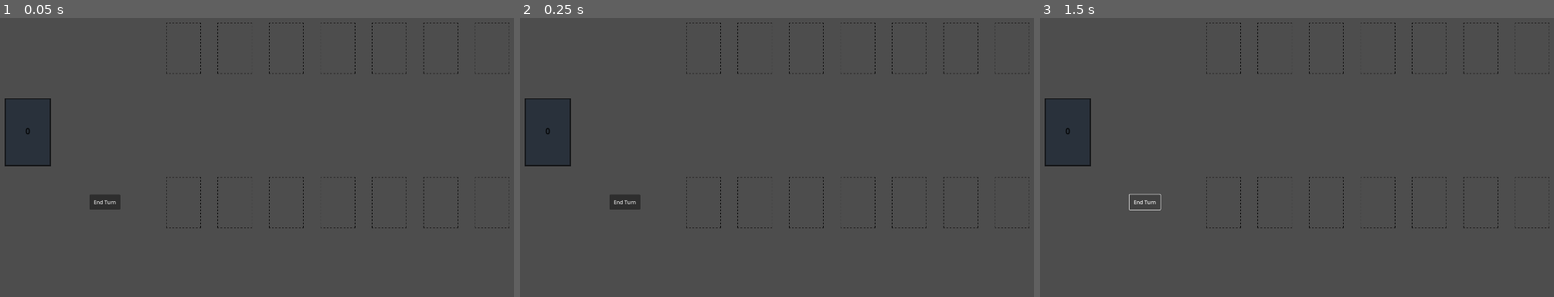
Above: before the commit, frames 1-3 (left to right).
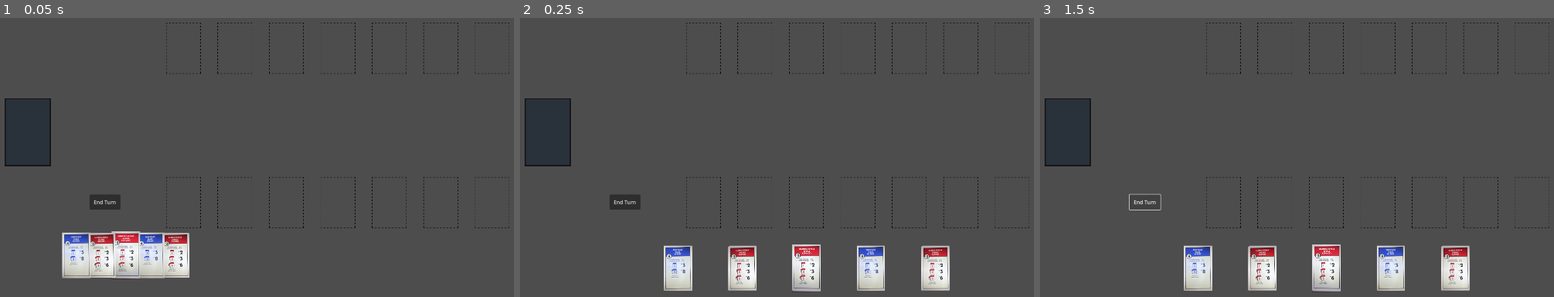
Above: after the commit, the same moments.

Repository: ABlueEgg/2276-Monopoly
Game: Godot game, scene res://scenes/main.tscn
The game is run twice, just before and just after one commit, with the same random seed, the same clock (stepped at 60 frames per second) and the same inputs.
Inputs:
- Up to frame 1 (0.05 s): no input
- Up to frame 2 (0.25 s): no input
- Up to frame 3 (1.5 s): click "End Turn" at 0.5 s; click "End Turn" at 1.25 s

The runs differ from the first frame. In frame 1, 4.1% of the frame differs, in the area x 4-37%, y 39-94%; in frame 2, 4.5%, in the area x 4-84%, y 39-99%; in frame 3, 4.5%.
Error before the commit: Parse Error: Unindent doesn't match the previous indentation level. (res://Scripts/Deck.gd:18)

Commit message:
fully functioning after last merge, a few bugs fixed

Diff:
--- a/monopoly/Scripts/Deck.gd
+++ b/monopoly/Scripts/Deck.gd
@@ -5,54 +5,91 @@
 const STARTING_HAND_SIZE = 5
 const MAX_CARDS_PER_TURN = 2
 
-var player_deck = ["R_KentuckyAve", "R_Illunois","DB_ParkPlace"]
+#deck needs to be updated with all the cards, the doubles are temp
+var player_deck = ["R_KentuckyAve", "R_Illunois","DB_ParkPlace", "R_KentuckyAve",
+"R_Illunois","DB_ParkPlace", "R_KentuckyAve", "R_Illunois","DB_ParkPlace"]
 var card_database_reference
 var cards_drawn_this_turn := 0
 
-# Called when the node enters the scene tree for the first time.
 func _ready() -> void:
-	# Update the deck counter
+	# Load card database
+	card_database_reference = preload("res://Scripts/CardDatabase.gd")
+	player_deck.shuffle()
+
+	# Make sure deck is visible at start
+	set_deck_visible(true)
+
+	# Update deck counter
 	update_deck_label()
+
 	# Draw the starting hand
 	for i in range(STARTING_HAND_SIZE):
 		draw_card(true)
-  card_database_reference = preload("res://Scripts/CardDatabase.gd")
-  player_deck.shuffle()
-	$RichTextLabel.text = str(player_deck.size())
+
+func set_deck_visible(visible: bool) -> void:
+	var sprite = get_node("Sprite2D")
+	var area = get_node("Area2D/CollisionShape2D")
+	var label = get_node("RichTextLabel")
+	if sprite:
+		sprite.visible = visible
+	if area:
+		area.disabled = not visible
+	if label:
+		label.visible = visible
 
 func update_deck_label() -> void:
-	$RichTextLabel.text = str(player_deck.size())
+	var label = get_node("RichTextLabel")
+	if label:
+		label.text = str(player_deck.size())
 
 func draw_card(force_draw := false) -> void:
-	# Prevent drawing if already drew 2 cards this turn, unless forced (for starting hand)
+	# Prevent drawing if already drew max cards this turn, unless forced
 	if not force_draw and cards_drawn_this_turn >= MAX_CARDS_PER_TURN:
 		show_max_card_popup()
 		return
-	# If deck is empty, stop drawing
+	# Stop if deck is empty
 	if player_deck.is_empty():
 		return
 	# Draw the top card
-	var card_drawn = player_deck[0]
-	player_deck.erase(card_drawn)
+	var card_drawn_name = player_deck[0]
+	player_deck.erase(card_drawn_name)
 	if not force_draw:
 		cards_drawn_this_turn += 1
-	# Update UI
+	# Update deck counter
 	update_deck_label()
-	# Disable deck visuals if empty
+	# Hide deck visuals only if deck is empty
 	if player_deck.is_empty():
-		$Area2D/CollisionShape2D.disabled = true
-		$Sprite2D.visible = false
-		$RichTextLabel.visible = false
+		set_deck_visible(false)
+	else:
+		set_deck_visible(true)  # Ensure deck stays visible if not empty
 	# Instantiate the card scene
 	var card_scene = preload(CARD_SCENE_PATH)
 	var new_card = card_scene.instantiate()
 	new_card.name = "Card"
-	# Add to the player's hand
-	$"../CardManager".add_child(new_card)
-	$"../PlayerHand".add_card_to_hand(new_card, CARD_DRAW_SPEED)
+	# Assign card image
+	var card_image_node = new_card.get_node_or_null("Card_Image")
+	if card_image_node:
+		card_image_node.texture = load("res://Assets/%sCard.png" % card_drawn_name)
+	# Assign Attack and Health safely
+	var attack_label = new_card.get_node_or_null("Attack")
+	if attack_label:
+		attack_label.text = str(card_database_reference.CARDS[card_drawn_name][0])
+	var health_label = new_card.get_node_or_null("Health")
+	if health_label:
+		health_label.text = str(card_database_reference.CARDS[card_drawn_name][1])
+	# Add to CardManager and PlayerHand
+	var card_manager = get_node("../CardManager")
+	var player_hand = get_node("../PlayerHand")
+	if card_manager:
+		card_manager.add_child(new_card)
+	if player_hand:
+		player_hand.add_card_to_hand(new_card, CARD_DRAW_SPEED)
+	# Play flip animation if exists
+	var anim_player = new_card.get_node_or_null("AnimationPlayer")
+	if anim_player:
+		anim_player.play("card_flip")
 
 func start_new_turn() -> void:
-	# Reset draw counter each turn
 	cards_drawn_this_turn = 0
 
 func show_max_card_popup() -> void:
@@ -63,36 +100,10 @@
 	popup.modulate = Color(1, 1, 1, 0)
 	popup.position = Vector2(800, 540)
 	popup.z_index = 999
-
 	get_tree().current_scene.add_child(popup)
-
 	var tween = get_tree().create_tween()
-	tween.tween_property(popup, "modulate:a", 1.0, 0.3)  # fade in
+	tween.tween_property(popup, "modulate:a", 1.0, 0.3)
 	tween.tween_interval(1.5)
-	tween.tween_property(popup, "modulate:a", 0.0, 0.5)  # fade out
+	tween.tween_property(popup, "modulate:a", 0.0, 0.5)
 	await tween.finished
 	popup.queue_free()
-
-func draw_card():
-	var card_drawn_name = player_deck[0]
-	player_deck.erase(card_drawn_name)
-
-	#If player drew the last card in the deck, disable the deck
-	if player_deck.size() == 0:
-		$Area2D/CollisionShape2D.disabled = true
-		$Sprite2D.visible = false
-		$RichTextLabel.visible = false
-
-
-	#since richtextlabel is a string
-	$RichTextLabel.text = str(player_deck.size())
-	var card_scene = preload(CARD_SCENE_PATH)
-	var new_card = card_scene.instantiate()
-	var card_image_path = str("res://Assets/" + card_drawn_name + "Card.png")
-	new_card.get_node("Card_Image").texture = load(card_image_path)
-	new_card.get_node("Attack").text = str(card_database_reference.CARDS[card_drawn_name][0])
-	new_card.get_node("Health").text = str(card_database_reference.CARDS[card_drawn_name][1])
-	$"../CardManager".add_child(new_card)
-	new_card.name = "Card"
-	$"../PlayerHand".add_card_to_hand(new_card, CARD_DRAW_SPEED)
-	new_card.get_node("AnimationPlayer").play("card_flip")
--- a/monopoly/scenes/card.tscn
+++ b/monopoly/scenes/card.tscn
@@ -1,175 +1,14 @@
-[gd_scene load_steps=8 format=3 uid="uid://dmeauhj457euf"]
+[gd_scene load_steps=4 format=3 uid="uid://dmeauhj457euf"]
 
 [ext_resource type="Script" path="res://Scripts/card.gd" id="1_a54i0"]
-
-[ext_resource type="Texture2D" uid="uid://dv83my3jnn3q2" path="res://Assets/CardBackImage.png" id="2_mjore"]
+[ext_resource type="Texture2D" uid="uid://ijaddiujkf8j" path="res://Assets/pngtree-white-rectangle-png-png-image_11495113.png" id="2_7ljqy"]
 
 [sub_resource type="RectangleShape2D" id="RectangleShape2D_mlrie"]
 size = Vector2(136, 221)
 
-[sub_resource type="Animation" id="Animation_e0d5o"]
-length = 0.001
-tracks/0/type = "value"
-tracks/0/imported = false
-tracks/0/enabled = true
-tracks/0/path = NodePath("Attack:modulate")
-tracks/0/interp = 1
-tracks/0/loop_wrap = true
-tracks/0/keys = {
-"times": PackedFloat32Array(0),
-"transitions": PackedFloat32Array(1),
-"update": 0,
-"values": [Color(1, 1, 1, 0)]
-}
-tracks/1/type = "value"
-tracks/1/imported = false
-tracks/1/enabled = true
-tracks/1/path = NodePath("Health:modulate")
-tracks/1/interp = 1
-tracks/1/loop_wrap = true
-tracks/1/keys = {
-"times": PackedFloat32Array(0),
-"transitions": PackedFloat32Array(1),
-"update": 0,
-"values": [Color(0, 0.215686, 0.592157, 0)]
-}
-tracks/2/type = "value"
-tracks/2/imported = false
-tracks/2/enabled = true
-tracks/2/path = NodePath("CardBackImage:scale")
-tracks/2/interp = 1
-tracks/2/loop_wrap = true
-tracks/2/keys = {
-"times": PackedFloat32Array(0),
-"transitions": PackedFloat32Array(1),
-"update": 0,
-"values": [Vector2(1, 1)]
-}
-tracks/3/type = "value"
-tracks/3/imported = false
-tracks/3/enabled = true
-tracks/3/path = NodePath("CardBackImage:z_index")
-tracks/3/interp = 1
-tracks/3/loop_wrap = true
-tracks/3/keys = {
-"times": PackedFloat32Array(0),
-"transitions": PackedFloat32Array(1),
-"update": 1,
-"values": [0]
-}
-tracks/4/type = "value"
-tracks/4/imported = false
-tracks/4/enabled = true
-tracks/4/path = NodePath("Card_Image:scale")
-tracks/4/interp = 1
-tracks/4/loop_wrap = true
-tracks/4/keys = {
-"times": PackedFloat32Array(0),
-"transitions": PackedFloat32Array(1),
-"update": 0,
-"values": [Vector2(1, 1)]
-}
-tracks/5/type = "value"
-tracks/5/imported = false
-tracks/5/enabled = true
-tracks/5/path = NodePath("Card_Image:z_index")
-tracks/5/interp = 1
-tracks/5/loop_wrap = true
-tracks/5/keys = {
-"times": PackedFloat32Array(0),
-"transitions": PackedFloat32Array(1),
-"update": 1,
-"values": [0]
-}
-
-[sub_resource type="Animation" id="Animation_fmmlk"]
-resource_name = "card_flip"
-step = 0.01
-tracks/0/type = "value"
-tracks/0/imported = false
-tracks/0/enabled = true
-tracks/0/path = NodePath("Attack:modulate")
-tracks/0/interp = 1
-tracks/0/loop_wrap = true
-tracks/0/keys = {
-"times": PackedFloat32Array(0, 0.16, 0.2),
-"transitions": PackedFloat32Array(1, 1, 1),
-"update": 0,
-"values": [Color(1, 1, 1, 0), Color(1, 1, 1, 0), Color(0, 0, 0, 1)]
-}
-tracks/1/type = "value"
-tracks/1/imported = false
-tracks/1/enabled = true
-tracks/1/path = NodePath("Health:modulate")
-tracks/1/interp = 1
-tracks/1/loop_wrap = true
-tracks/1/keys = {
-"times": PackedFloat32Array(0, 0.16, 0.2),
-"transitions": PackedFloat32Array(1, 1, 1),
-"update": 0,
-"values": [Color(0, 0.215686, 0.592157, 0), Color(0, 0.215686, 0.592157, 0), Color(0, 0, 0, 1)]
-}
-tracks/2/type = "value"
-tracks/2/imported = false
-tracks/2/enabled = true
-tracks/2/path = NodePath("CardBackImage:scale")
-tracks/2/interp = 1
-tracks/2/loop_wrap = true
-tracks/2/keys = {
-"times": PackedFloat32Array(0, 0.1, 0.2),
-"transitions": PackedFloat32Array(1, 1, 1),
-"update": 0,
-"values": [Vector2(1, 1), Vector2(0.1, 1), Vector2(1, 1)]
-}
-tracks/3/type = "value"
-tracks/3/imported = false
-tracks/3/enabled = true
-tracks/3/path = NodePath("CardBackImage:z_index")
-tracks/3/interp = 1
-tracks/3/loop_wrap = true
-tracks/3/keys = {
-"times": PackedFloat32Array(0, 0.1),
-"transitions": PackedFloat32Array(1, 1),
-"update": 1,
-"values": [0, -1]
-}
-tracks/4/type = "value"
-tracks/4/imported = false
-tracks/4/enabled = true
-tracks/4/path = NodePath("Card_Image:scale")
-tracks/4/interp = 1
-tracks/4/loop_wrap = true
-tracks/4/keys = {
-"times": PackedFloat32Array(0, 0.1, 0.2),
-"transitions": PackedFloat32Array(1, 1, 1),
-"update": 0,
-"values": [Vector2(1, 1), Vector2(0.1, 1), Vector2(1, 1)]
-}
-tracks/5/type = "value"
-tracks/5/imported = false
-tracks/5/enabled = true
-tracks/5/path = NodePath("Card_Image:z_index")
-tracks/5/interp = 1
-tracks/5/loop_wrap = true
-tracks/5/keys = {
-"times": PackedFloat32Array(0, 0.1),
-"transitions": PackedFloat32Array(1, 1),
-"update": 1,
-"values": [-1, 0]
-}
-
-[sub_resource type="AnimationLibrary" id="AnimationLibrary_ni1kr"]
-_data = {
-"RESET": SubResource("Animation_e0d5o"),
-"card_flip": SubResource("Animation_fmmlk")
-}
-
 [node name="Card" type="Node2D"]
 position = Vector2(150, 890)
 script = ExtResource("1_a54i0")
-
-[node name="CardBackImage" type="Sprite2D" parent="."]
-texture = ExtResource("2_mjore")
 
 [node name="Card_Image" type="Sprite2D" parent="."]
 position = Vector2(1, -0.999979)
@@ -179,29 +18,8 @@
 [node name="Area2D" type="Area2D" parent="."]
 
 [node name="CollisionShape2D" type="CollisionShape2D" parent="Area2D"]
-position = Vector2(0, -3)
+position = Vector2(1, -0.5)
 shape = SubResource("RectangleShape2D_mlrie")
-
-[node name="Attack" type="RichTextLabel" parent="."]
-modulate = Color(1, 1, 1, 0)
-offset_left = -52.0
-offset_top = 26.0
-offset_right = -38.0
-offset_bottom = 52.0
-text = "0"
-
-[node name="Health" type="RichTextLabel" parent="."]
-modulate = Color(0, 0.215686, 0.592157, 0)
-offset_left = 20.0
-offset_top = 30.0
-offset_right = 55.0
-offset_bottom = 55.0
-text = "DB"
-
-[node name="AnimationPlayer" type="AnimationPlayer" parent="."]
-libraries = {
-"": SubResource("AnimationLibrary_ni1kr")
-}
 
 [connection signal="mouse_entered" from="Area2D" to="." method="_on_area_2d_mouse_entered"]
 [connection signal="mouse_exited" from="Area2D" to="." method="_on_area_2d_mouse_exited"]
--- a/monopoly/scenes/main.tscn
+++ b/monopoly/scenes/main.tscn
@@ -90,7 +90,6 @@
 script = ExtResource("4_fhdyw")
 
 [node name="Sprite2D" type="Sprite2D" parent="Deck"]
-z_index = -2
 texture = ExtResource("5_fhevv")
 
 [node name="Area2D" type="Area2D" parent="Deck"]
